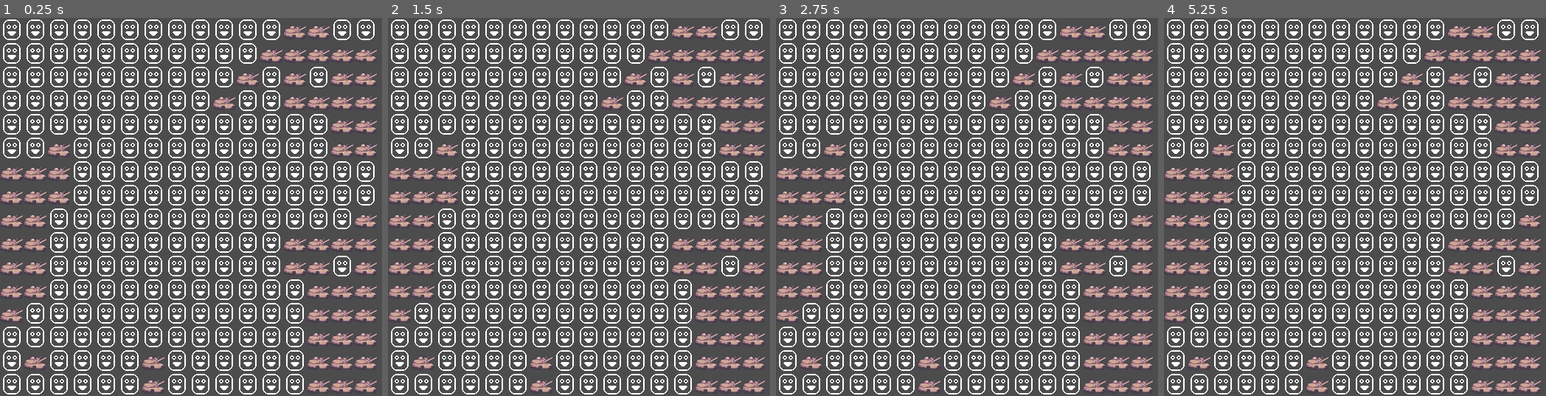
Above: before the commit, frames 1-4 (left to right).
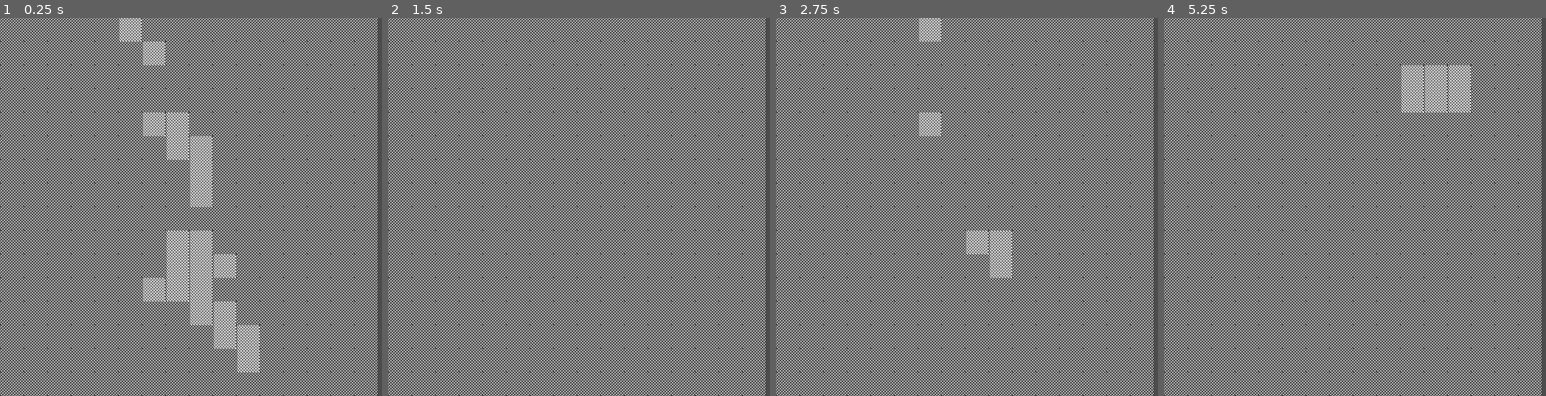
Above: after the commit, the same moments.

Repository: scarf005/orca-class
Game: Godot game, scene res://scene/World.tscn
Two runs of this game, one before a commit and one after it. Both use one fixed random seed, a clock stepped at 60 frames per second and the inputs below.
Inputs:
- Up to frame 1 (0.25 s): no input
- Up to frame 2 (1.5 s): tap Enter at 0.5 s; tap R at 0.6, 1.35 s; tap Space at 1.25 s
- Up to frame 3 (2.75 s): tap Enter at 2 s; tap R at 2.1 s
- Up to frame 4 (5.25 s): tap Space at 2.75, 4.25 s; tap R every 0.75 s from 2.85 to 5.1 s; tap Enter at 3.5 s

The runs differ from the first frame. In frame 1, 40% of the frame differs, in the area x 0-99%, y 0-100%; in frame 2, 39%; in frame 3, 40%; in frame 4, 40%.

Commit message:
feat: :sparkles: weighted noisemap gen

Diff:
--- a/Map.gd
+++ b/Map.gd
@@ -1,13 +1,12 @@
 extends Node2D
 
 const MAPSIZE := Vector2(16, 16)
-enum TILES {
-	FLOOR = 50,
-	DUNE = 50,
-}
-const TILEPOS := {
-	TILES.FLOOR: Vector2(0, 11),
-	TILES.DUNE: Vector2(1, 11),
+
+# TODO: JSON support
+const TILES := {
+	"crater": {"w": 20, "p": Vector2(1, 2)},
+	"floor": {"w": 50, "p": Vector2(0, 11)},
+	"dune": {"w": 30, "p": Vector2(1, 11)},
 }
 
 export (int, 1, 128) var _period = 20
@@ -18,23 +17,18 @@
 onready var tilemap := $TileMap
 
 
-func _weighted_random(enums, r: float):
+func _weighted_noise_tile(tiledict, r: float):
 	var weight_total := 0
-	for v in enums.values():
-		weight_total += v
-	assert(weight_total == 100, "weight sum's not 100 but %s" % weight_total)
+	for v in tiledict.values():
+		weight_total += v['w']
 	r *= weight_total as float
 
 	# var r := randi() % weight_total + 1
 	var weight := 0
-	for i in enums.size():
-		weight += enums.values()[i]
+	for v in tiledict.values():
+		weight += v['w']
 		if r < weight:
-			return i
-
-
-func _int_to_vector2(i: int) -> Vector2:
-	return Vector2(i % 16, i / 16)
+			return v['p']
 
 
 func _create_noisemap(octaves, period, persistence) -> void:
@@ -46,13 +40,15 @@
 	noise.period = period
 	noise.persistence = persistence
 
+	gamemap.clear()
 	for x in MAPSIZE.x:
 		gamemap.append([])
 		for y in MAPSIZE.y:
 			r = noise.get_noise_2d(x, y) * 0.5 + 0.5
-			gamemap[x].append(_weighted_random(TILES, r))
-			# tilemap.set_cell(x, y, gamemap[x][y])
-			tilemap.set_cell(x, y, 0, false, false, false, _int_to_vector2(gamemap[x][y]))
+			# gamemap[x].append(int(r * 100))
+			gamemap[x].append(_weighted_noise_tile(TILES, r))
+			tilemap.set_cell_simple2(x, y, gamemap[x][y])
+			# tilemap.set_cell_simple2(x, y, gamemap[x][y])
 			# tilemap.set_cell(x, y, randi() % 100)
 			# gamemap[y].append(int(r * 100))
 
@@ -60,7 +56,10 @@
 # Called when the node enters the scene tree for the first time.
 func _ready():
 	_create_noisemap(_octaves, _period, _persistence)
-	# _noisemap_to_gamemap()
 
-	# for y in MAPSIZE.y:
-	# 	print(gamemap[y])
+
+func _input(event):
+	if event is InputEventKey and event.pressed:
+		if event.scancode == KEY_R:
+			print("reloading")
+			_create_noisemap(_octaves, _period, _persistence)
--- a/scene/TileMap.gd
+++ b/scene/TileMap.gd
@@ -3,15 +3,18 @@
 
 func _int_to_vector2(i: int) -> Vector2:
 	return Vector2(i % 16, i / 16)
+	# FIXME: change to constant
 
 
 func set_cell_simple(x, y, tile_index: int) -> void:
 	"""
+	TODO: Add documentation
 	"""
 	.set_cell(x, y, 0, false, false, false, _int_to_vector2(tile_index))
 
 
 func set_cell_simple2(x, y, tile_coord = Vector2()) -> void:
 	"""
+	TODO: Add documentation
 	"""
 	.set_cell(x, y, 0, false, false, false, tile_coord)
--- a/scene/World.tscn
+++ b/scene/World.tscn
@@ -1,7 +1,8 @@
-[gd_scene load_steps=4 format=2]
+[gd_scene load_steps=5 format=2]
 
 [ext_resource path="res://Map.gd" type="Script" id=1]
 [ext_resource path="res://assets/32x32.png" type="Texture" id=2]
+[ext_resource path="res://scene/TileMap.gd" type="Script" id=3]
 
 [sub_resource type="TileSet" id=1]
 0/name = "tiles"
@@ -36,3 +37,4 @@
 tile_set = SubResource( 1 )
 cell_size = Vector2( 32, 32 )
 format = 1
+script = ExtResource( 3 )
